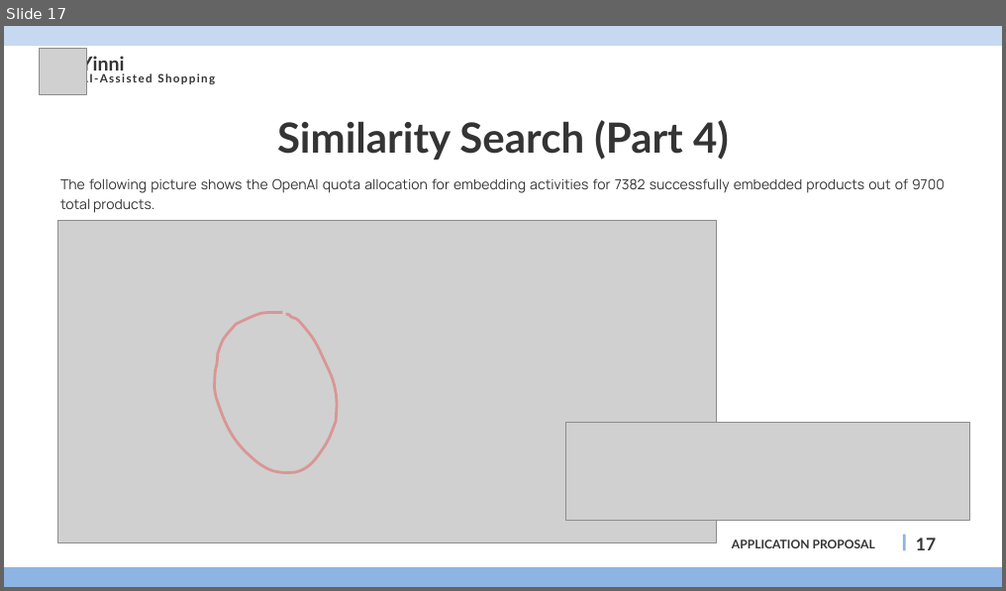
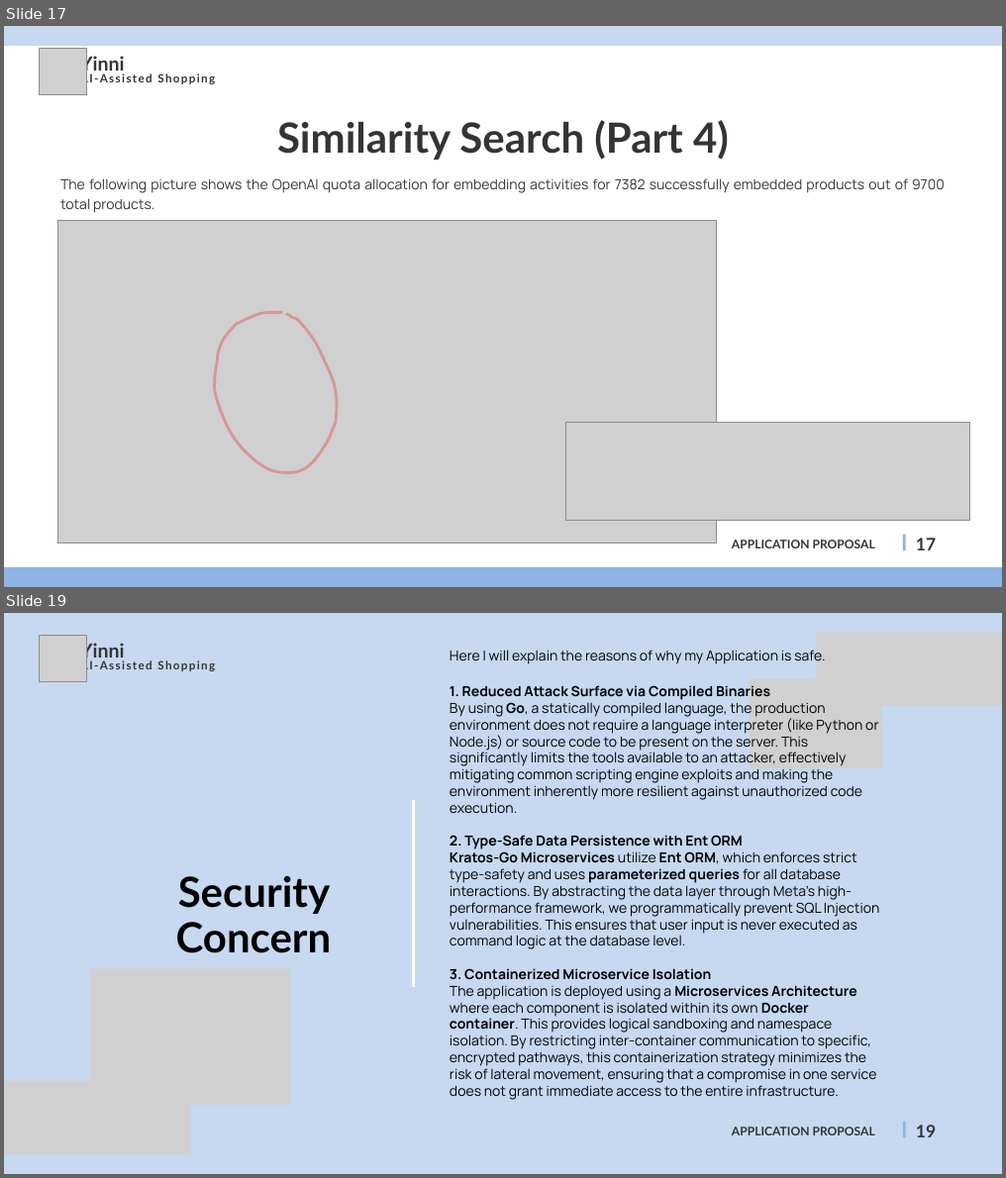
Before and after one commit to azzamt11/yinni_backend, a slide deck: yinni_app_proposal.pptx. Shown one above the other, each under a label of ours: slide 17 before the commit, slides 17 and 19 after it; the slides between them are not shown. The pictures are 1006x591 and 1006x1178 pixels, drawn with LibreOffice and Linux fonts; fonts in the diff are those of the drawing; grey boxes stand for pictures. Boxes give left, top, right and bottom in pixels: in the first picture for what was removed or moved away, otherwise in the second. Text is boxed around its words. In the diff, an @@ line names an element or a change of style, - is before the commit and + after.

```diff
--- a/yinni_app_proposal.pptx
+++ b/yinni_app_proposal.pptx
@@ slide 19 added at (x1=4, y1=613, x2=1002, y2=1174), background #C6D9F1 @@
@@ picture added at (x1=39, y1=635, x2=86, y2=681) @@
@@ text added at (x1=80, y1=641, x2=125, y2=663), 28 pt, text #343434, bold @@
+Yinni
@@ picture added at (x1=816, y1=632, x2=1002, y2=706) @@
@@ text added at (x1=80, y1=660, x2=215, y2=672), 16.5 pt, text #343434, bold @@
+AI-Assisted Shopping
@@ text added at (x1=450, y1=650, x2=880, y2=1100), 20 pt, text #000000 @@
+Here I will explain the reasons of why my Application is safe.
+1. Reduced Attack Surface via Compiled Binaries
+By using Go, a statically compiled language, the production environment does not require a language interpreter (like Python or Node.js) or source code to be present on the server. This significantly limits the tools available to an attacker, effectively mitigating common scripting engine exploits and making the environment inherently more resilient against unauthorized code execution.
+2. Type-Safe Data Persistence with Ent ORM
+Kratos-Go Microservices utilize Ent ORM, which enforces strict type-safety and uses parameterized queries for all database interactions. By abstracting the data layer through Meta’s high-performance framework, we programmatically prevent SQL Injection vulnerabilities. This ensures that user input is never executed as command logic at the database level.
+3. Containerized Microservice Isolation
+The application is deployed using a Microservices Architecture where each component is isolated within its own Docker container. This provides logical sandboxing and namespace isolation. By restricting inter-container communication to specific, encrypted pathways, this containerization strategy minimizes the risk of lateral movement, ensuring that a compromise in one service does not grant immediate access to the entire infrastructure.
@@ picture added at (x1=749, y1=679, x2=881, y2=768) @@
@@ freeform shape added at (x1=412, y1=800, x2=415, y2=986), fill #FFFFFF @@
@@ text added at (x1=176, y1=876, x2=332, y2=954), 60 pt, text #000000, bold @@
+Security Concern
@@ picture added at (x1=90, y1=969, x2=290, y2=1105) @@
@@ picture added at (x1=4, y1=1081, x2=190, y2=1155) @@
@@ text added at (x1=732, y1=1127, x2=875, y2=1136), 17.3 pt, text #343434, bold @@
+APPLICATION PROPOSAL
@@ line added from (904, 1122) to (904, 1138), #8EB4E3 4 pt @@
@@ text added at (x1=916, y1=1125, x2=936, y2=1138), 25 pt, text #343434, bold @@
+19
```
Also in this commit, not shown: 7 slides changed, 2 other files.
